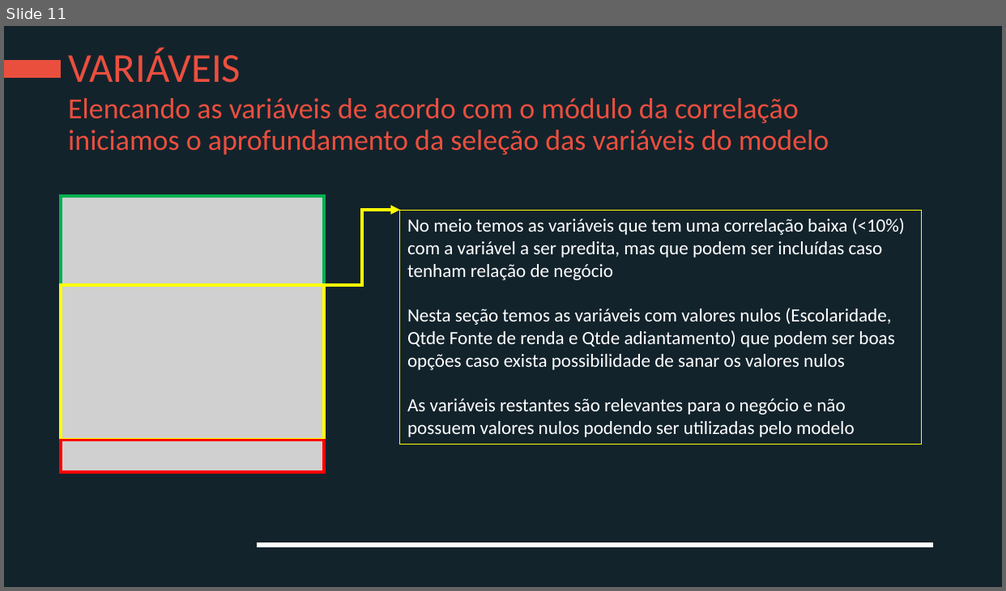
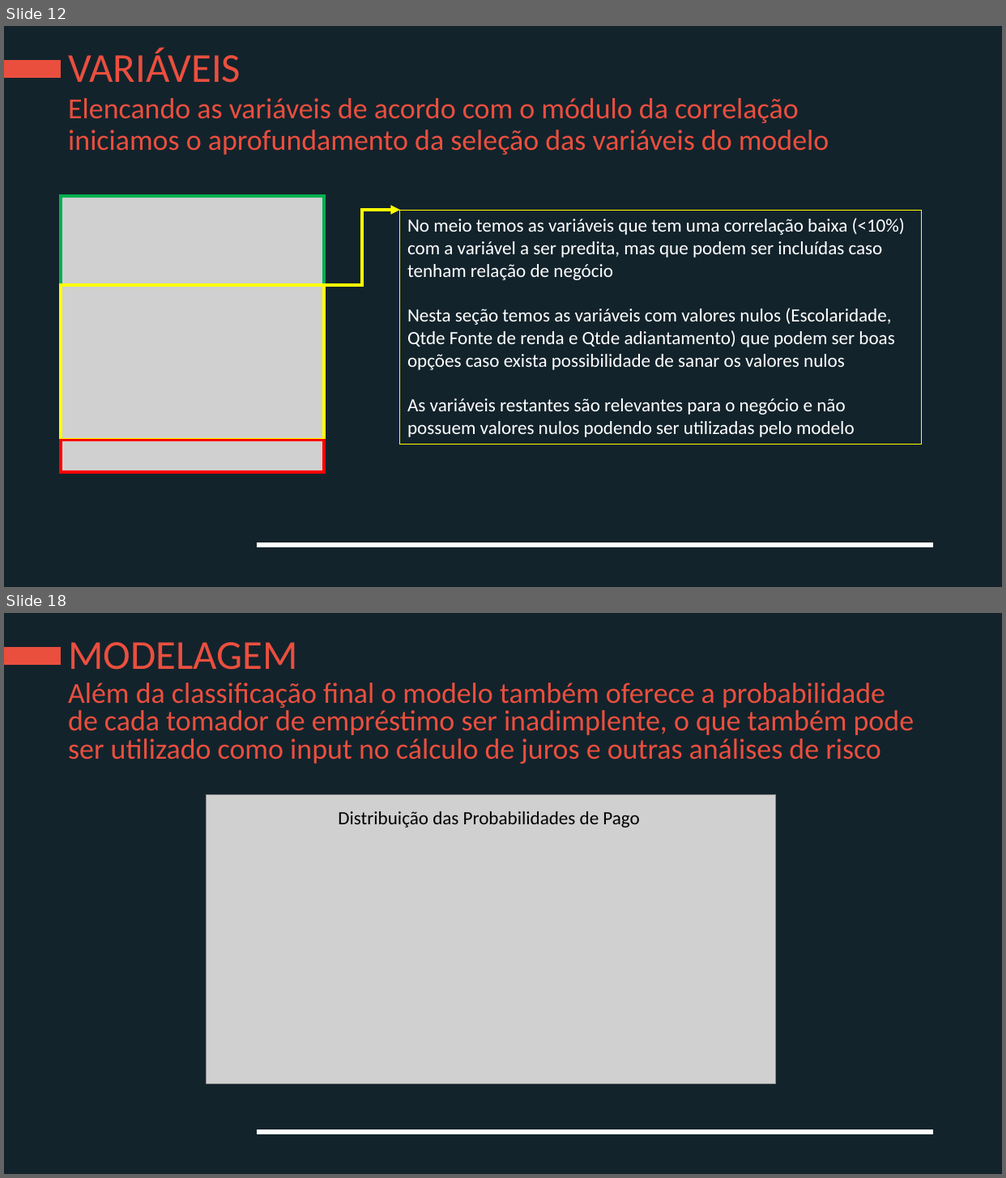
Before and after one commit to spadao/PS-Elo-Group, a slide deck: Apresentação-JoãoVictorSpadão.pptx. Shown one above the other, each under a label of ours: slide 11 before the commit, slides 12 and 18 after it; the slides between them are not shown. The pictures are 1006x591 and 1006x1178 pixels, drawn with LibreOffice and Linux fonts; fonts in the diff are those of the drawing; grey boxes stand for pictures; background and template pictures are left out. Boxes give left, top, right and bottom in pixels: in the first picture for what was removed or moved away, otherwise in the second. Text is boxed around its words. In the diff, an @@ line names an element or a change of style, - is before the commit and + after.

```diff
--- a/Apresentação-JoãoVictorSpadão.pptx
+++ b/Apresentação-JoãoVictorSpadão.pptx
@@ slide 18 added at bbox=[4, 613, 1002, 1174], background #13232C; not listed: 2 template elements that a slide beside it also shows @@
@@ title added at bbox=[68, 642, 298, 670], 39.6 pt, text #EA4F3E @@
+MODELAGEM
@@ text added at bbox=[68, 683, 914, 764], 28 pt, text #EA4F3E @@
+Além da classificação final o modelo também oferece a probabilidade de cada tomador de empréstimo ser inadimplente, o que também pode ser utilizado como input no cálculo de juros e outras análises de risco
@@ rectangle added at bbox=[206, 801, 769, 1084], fill #A6A6A6 at 48% opacity @@
@@ picture added at bbox=[206, 795, 776, 1084] @@
@@ text added at bbox=[338, 811, 639, 828], 18 pt, text #000000 @@
+Distribuição das Probabilidades de Pago
@@ what was slide 11 is now slide 12 @@
```
Also in this commit, not shown: 1 slide changed, 5 other slides added, 1 slide removed, 4 other files.
